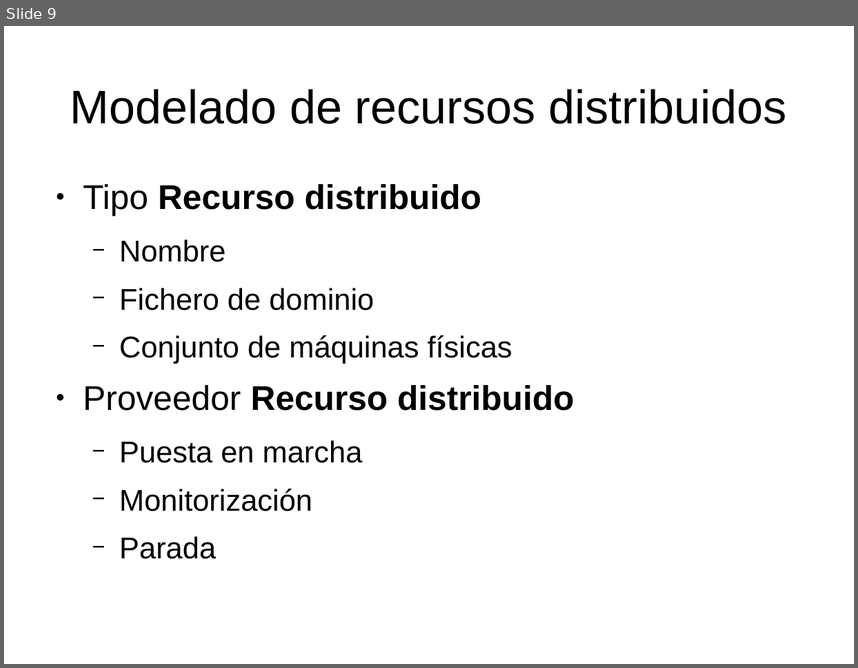
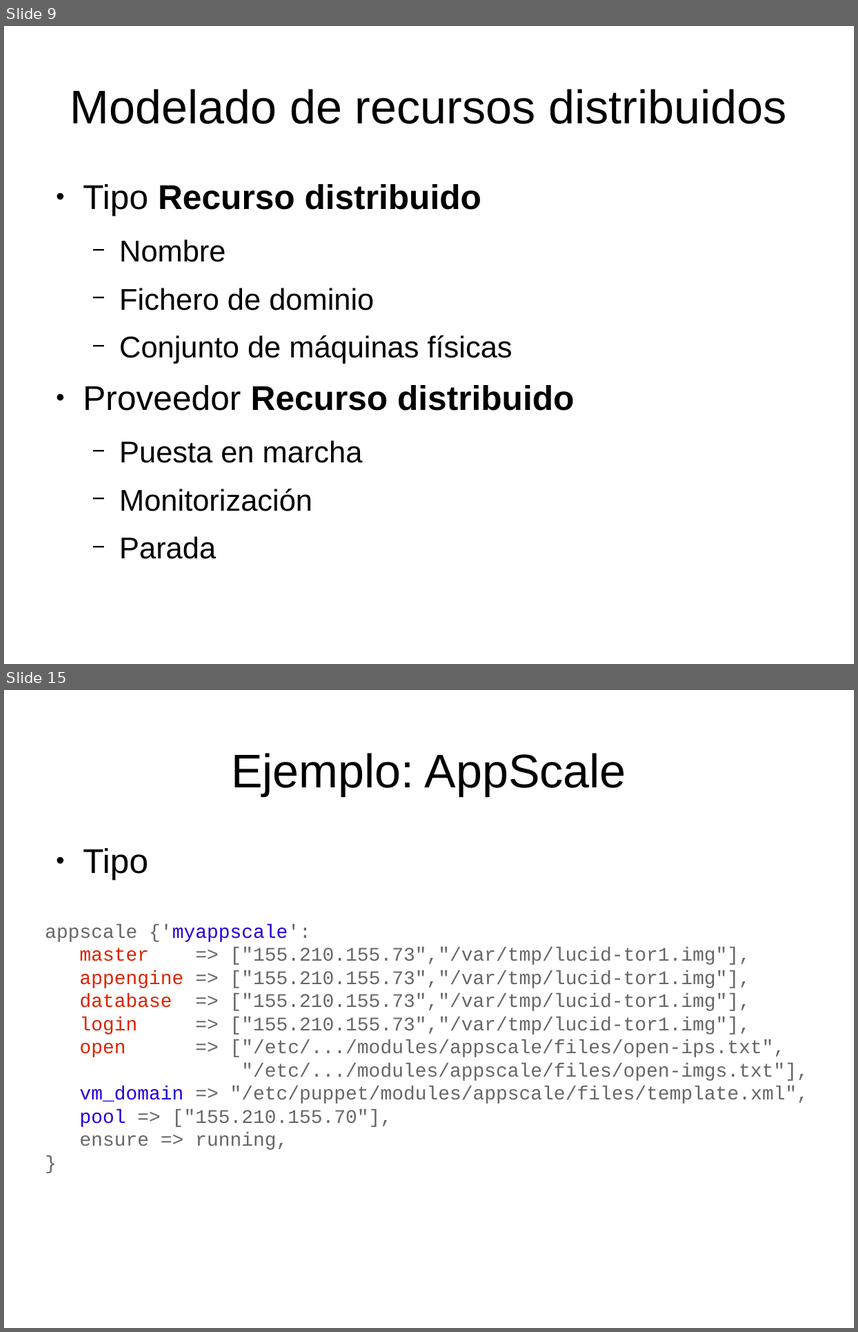
Before and after one commit to dcere/pfc, a slide deck: adm/presentacion/presentacion.odp. Shown one above the other, each under a label of ours: slide 9 before the commit, slides 9 and 15 after it; the slides between them are not shown. The pictures are 858x668 and 858x1332 pixels, drawn with LibreOffice and Linux fonts; fonts in the diff are those of the drawing. Boxes give left, top, right and bottom in pixels: in the first picture for what was removed or moved away, otherwise in the second. Text is boxed around its words. In the diff, an @@ line names an element or a change of style, - is before the commit and + after.

```diff
--- a/adm/presentacion/presentacion.odp
+++ b/adm/presentacion/presentacion.odp
@@ slide 15 added at <box>4,690,854,1328</box>, background #FFFFFF @@
@@ title added at <box>231,753,626,796</box>, 44 pt, text #000000 @@
+Ejemplo: AppScale
@@ text added at <box>83,848,148,880</box>, 32 pt, text #000000 @@
+● Tipo
@@ text added at <box>45,924,809,1150</box>, 18 pt, text #666666 @@
+appscale {'myappscale':
+master => ["155.210.155.73","/var/tmp/lucid-tor1.img"],
+appengine => ["155.210.155.73","/var/tmp/lucid-tor1.img"],
+database => ["155.210.155.73","/var/tmp/lucid-tor1.img"],
+login => ["155.210.155.73","/var/tmp/lucid-tor1.img"],
+open => ["/etc/.../modules/appscale/files/open-ips.txt",
+"/etc/.../modules/appscale/files/open-imgs.txt"],
+vm_domain => "/etc/puppet/modules/appscale/files/template.xml",
+pool => ["155.210.155.70"],
+ensure => running,
+}
```
Also in this commit, not shown: 7 slides changed, 9 other slides added, 1 slide removed, 2 other files.
